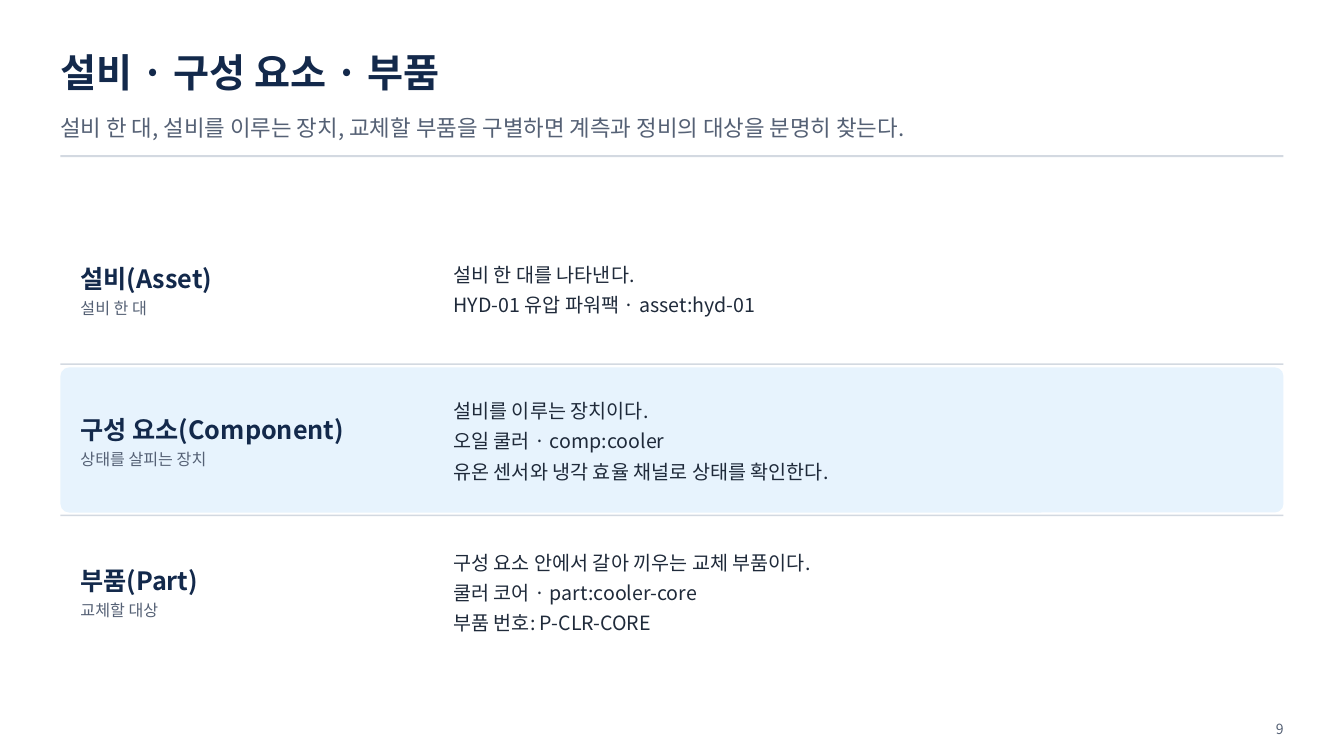
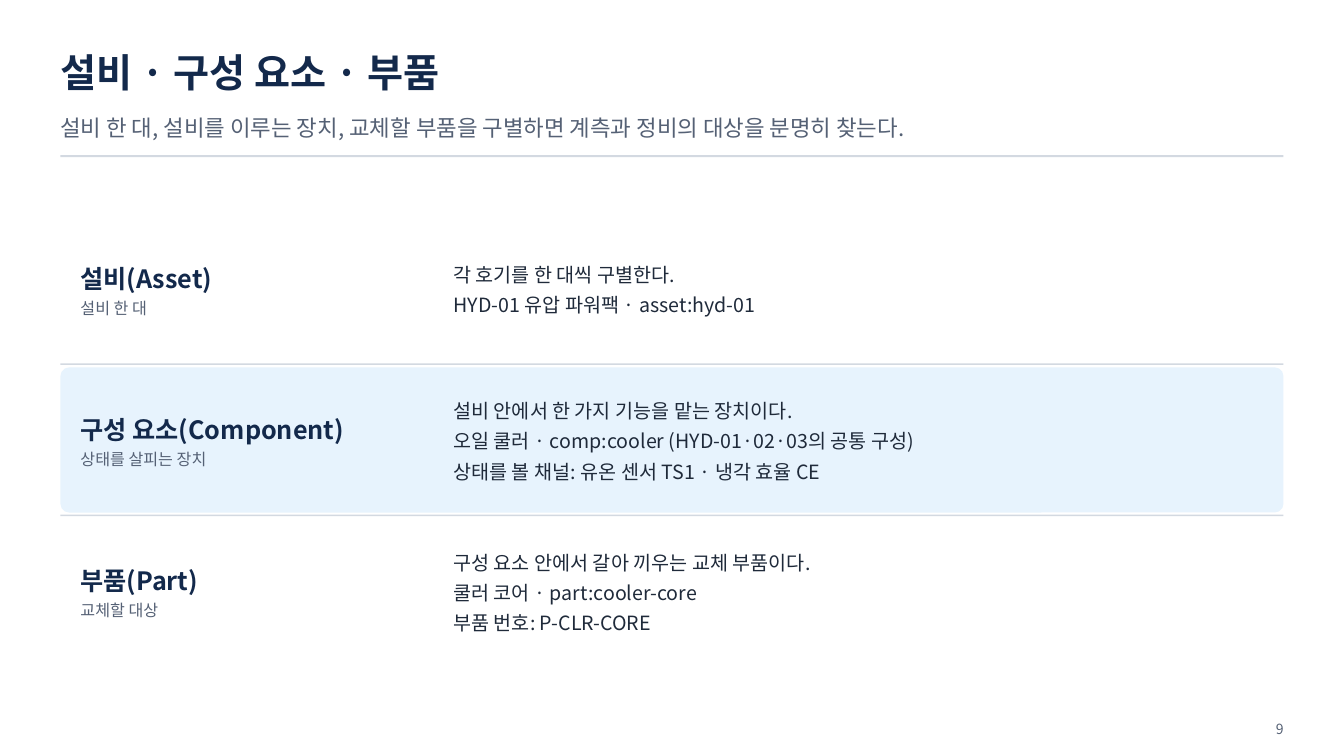
Before and after one commit to uengine-oss/hyd-iot-edu, a slide deck: slide 9 of workspace/강의제작/산출물/통합반/이론/02회차/통합반_02일차.pptx. Drawn at 1344x756 pixels with LibreOffice and Linux fonts; fonts in the diff are those of the drawing. Boxes give left, top, right and bottom in pixels: in the first picture for what was removed or moved away, otherwise in the second. Text is boxed around its words. In the diff, an @@ line names an element or a change of style, - is before the commit and + after.

Commit message:
통합 2회차에서 쿨러의 계측·교체·고장 관계를 화면 근거로 구별한다

```diff
--- a/workspace/강의제작/산출물/통합반/이론/02회차/통합반_02일차.pptx
+++ b/workspace/강의제작/산출물/통합반/이론/02회차/통합반_02일차.pptx
@@ text at (453, 265, 675, 284): text changed @@
-설비 한 대를 나타낸다.
+각 호기를 한 대씩 구별한다.
@@ text at (453, 401, 914, 481): text changed @@
-설비를 이루는 장치이다.
-오일 쿨러 · comp:cooler
-유온 센서와 냉각 효율 채널로 상태를 확인한다.
+설비 안에서 한 가지 기능을 맡는 장치이다.
+오일 쿨러 · comp:cooler (HYD-01·02·03의 공통 구성)
+상태를 볼 채널: 유온 센서 TS1 · 냉각 효율 CE
```
Also in this commit, not shown: 3 other slides changed, 9 other files.
